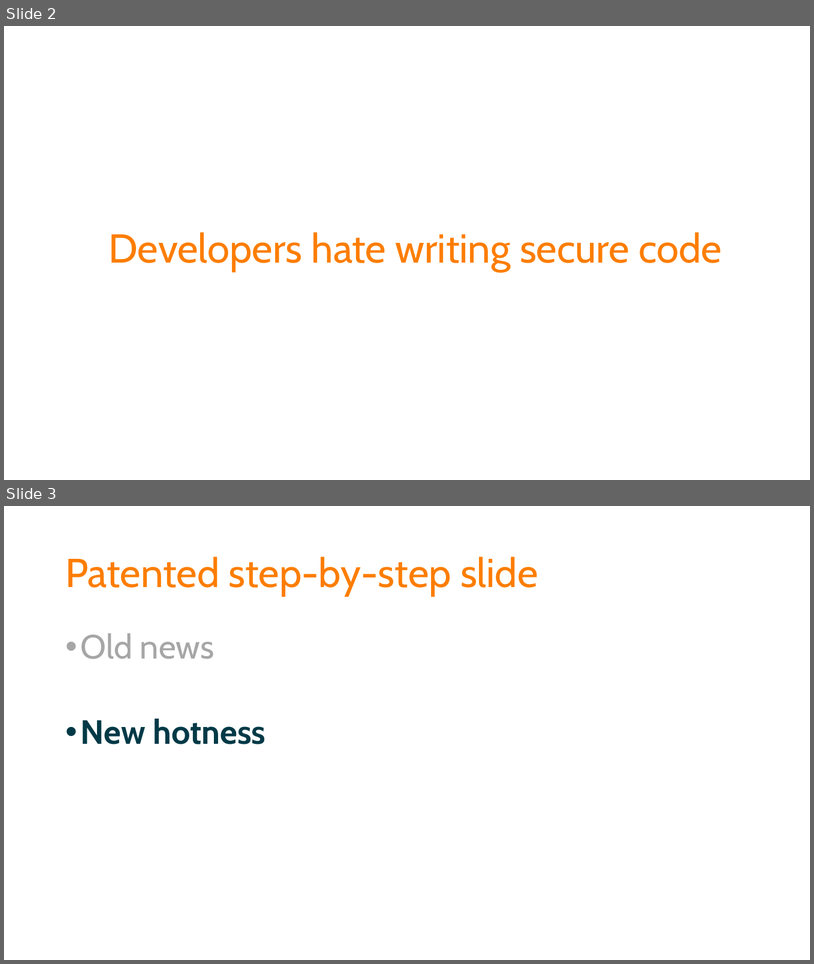
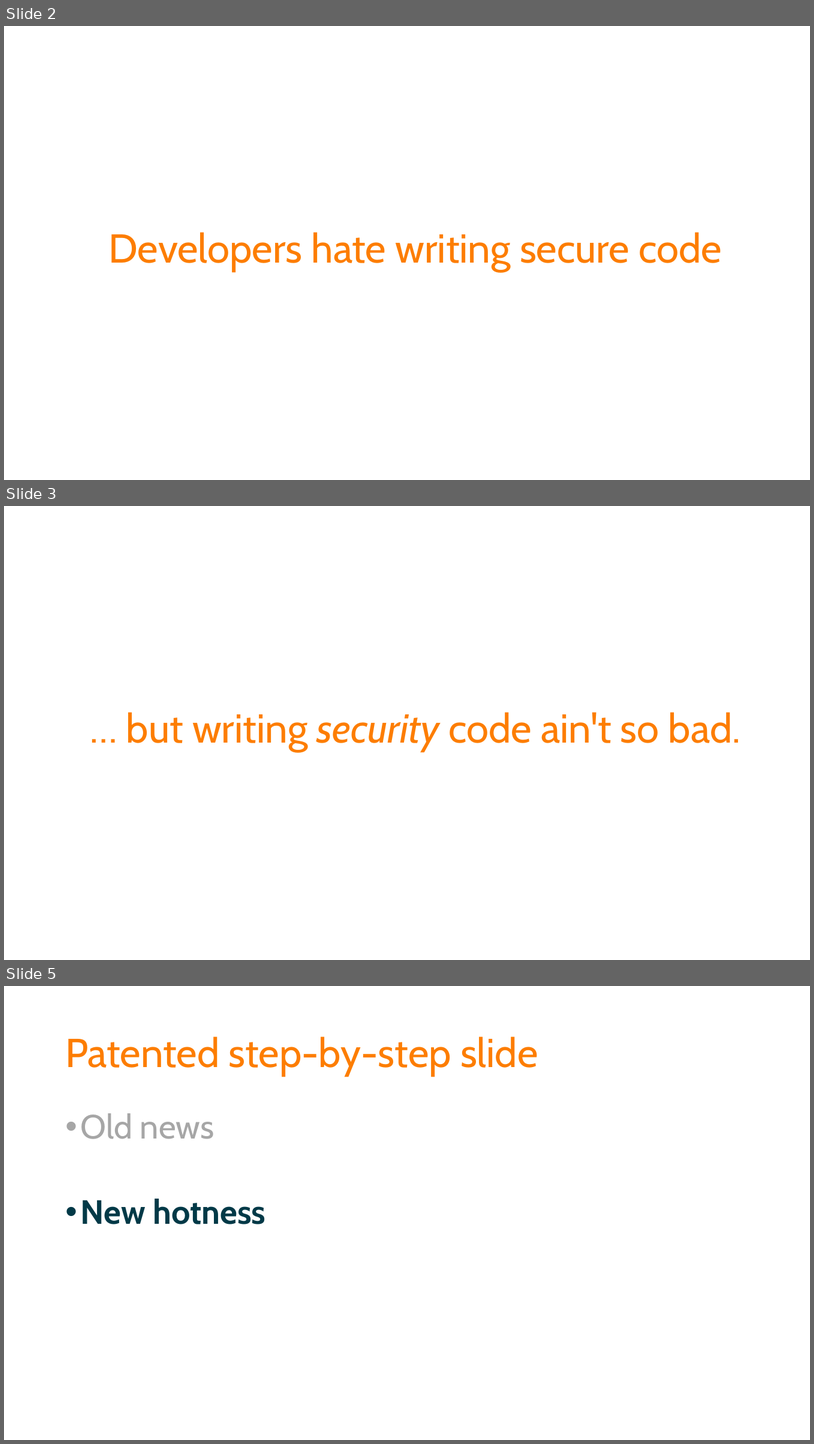
Before and after one commit to spetryjohnson/Talk---Dont-Write-Secure-Code-Design-Secure-Systems, a slide deck: Secure Systems - CodeMash 2017.pptx. Shown one above the other, each under a label of ours: slides 2 and 3 before the commit, slides 2, 3 and 5 after it; the slides between them are not shown. The pictures are 814x964 and 814x1444 pixels, drawn with LibreOffice and Linux fonts; fonts in the diff are those of the drawing. Boxes give left, top, right and bottom in pixels: in the first picture for what was removed or moved away, otherwise in the second. Text is boxed around its words. In the diff, an @@ line names an element or a change of style, - is before the commit and + after.

```diff
--- a/Secure Systems - CodeMash 2017.pptx
+++ b/Secure Systems - CodeMash 2017.pptx
@@ slide 3 added at (4,506,810,960), background #FFFFFF @@
@@ title added at (126,712,741,752), 48 pt, text #FD7D00 @@
+… but writing security code ain't so bad.
@@ what was slide 3 is now slide 5 @@
```
Also in this commit, not shown: 1 other slide added, 1 other file.
